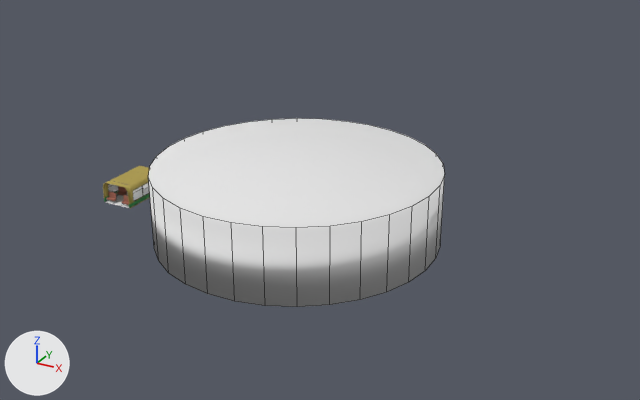
The Blender file Assets/Models/Bus/Bus.blend: old version first, new version second.
Rendered twice from a 50 mm lens placed at (153.6, -171.8, 97.8), pointed at (53.4, 10.4, 6.7). Arrows for +X, +Y and +Z are at lower left; the lights stay in place. The older version comes first. Mesh edges are drawn as thin lines on the coarser meshes.

In view in the first picture: 'Bus', 'bg'.
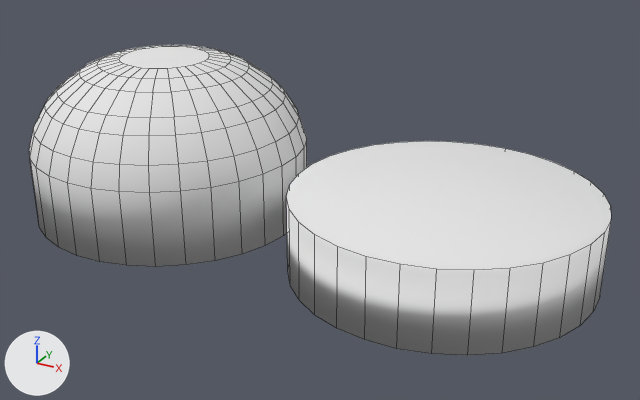
Pixel boxes (x1, y1, x2, y2) of what changed, in the pictures (640 x 400 px):
'bg', reshaped, moved (6% narrower, 17% taller): before (148, 118, 445, 307); after (29, 45, 307, 267)
'bg.001', added: after (286, 141, 611, 355)
'Bus', unchanged, covered by the edit: before (103, 166, 150, 208)

Patch to the scene script:
```diff
--- a/Assets/Models/Bus/Bus.blend.py
+++ b/Assets/Models/Bus/Bus.blend.py
@@ me_cylinder @@
 # used by ob_bg; location = (46.2, 11.3, 4.8); rotation_euler = (0.0, 0.0, -1.047), in degrees (0, 0, -60); scale = (37.6, 37.6, 9.91)
-me_cylinder.from_pydata(...)  # 64 vertices, 34 faces; spans x -1.0..1.0, y -1.0..1.0, z -1.0..1.0
+me_cylinder.from_pydata(...)  # 256 vertices, 226 faces; spans x -1.0..1.0, y -1.0..1.0, z -1.0..3.34
+# me_cylinder part 1
+# 34 faces are deleted
+# 192 vertices are added at x -0.95..0.95, y -0.95..0.95, z 1.62..3.34
+# 226 new faces join them
 me_cylinder.materials.append(mat_backgroudroll)
@@ me_cylinder_002 @@
+me_cylinder_002.from_pydata(...)  # a 32-sided cylinder along z spanning x -1.0..1.0, y -1.0..1.0, z -1.0..1.0
+me_cylinder_002.polygons.foreach_set('use_smooth', [True] * 34)
+me_cylinder_002.materials.append(mat_backgroudroll)  # its picture is missing
@@ ob_bg @@
 ob_bg = bpy.data.objects.new('bg', me_cylinder)
-ob_bg.location = (46.2, 11.3, 4.8)
+ob_bg.location = (5.8, 11.3, 4.8)
 ob_bg.rotation_euler = (0.0, 0.0, -1.047)  # degrees (0, 0, -60)
@@ ob_bg_001 @@
+ob_bg_001 = bpy.data.objects.new('bg.001', me_cylinder_002)
+ob_bg_001.location = (86.7, 11.3, 4.8)
+ob_bg_001.rotation_euler = (0.0, 0.0, -1.047)  # degrees (0, 0, -60)
+ob_bg_001.scale = (37.6, 37.6, 9.91)
```
